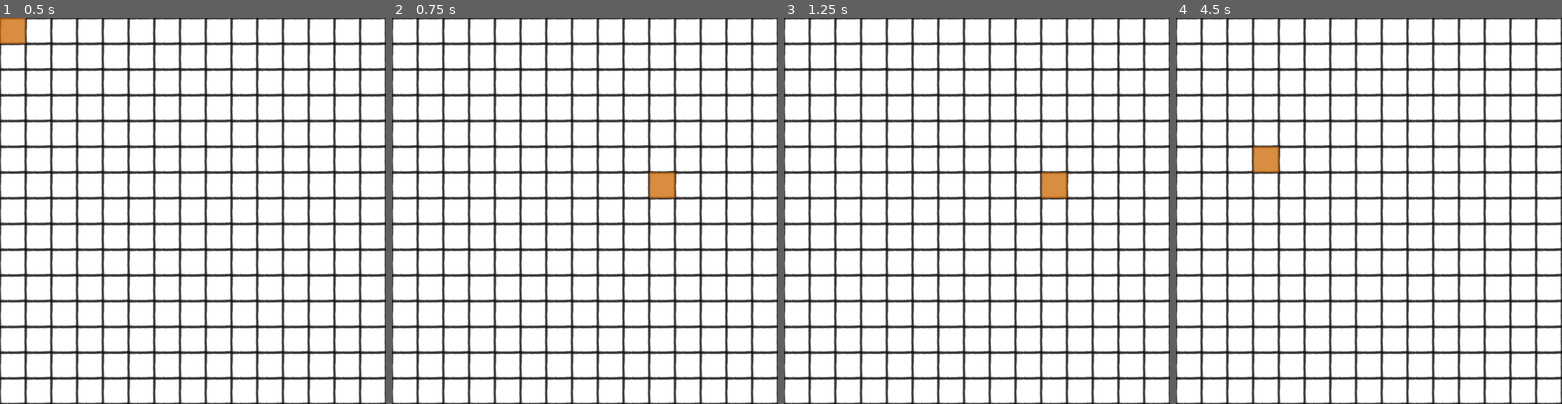
Above: before the commit, frames 1-4 (left to right).
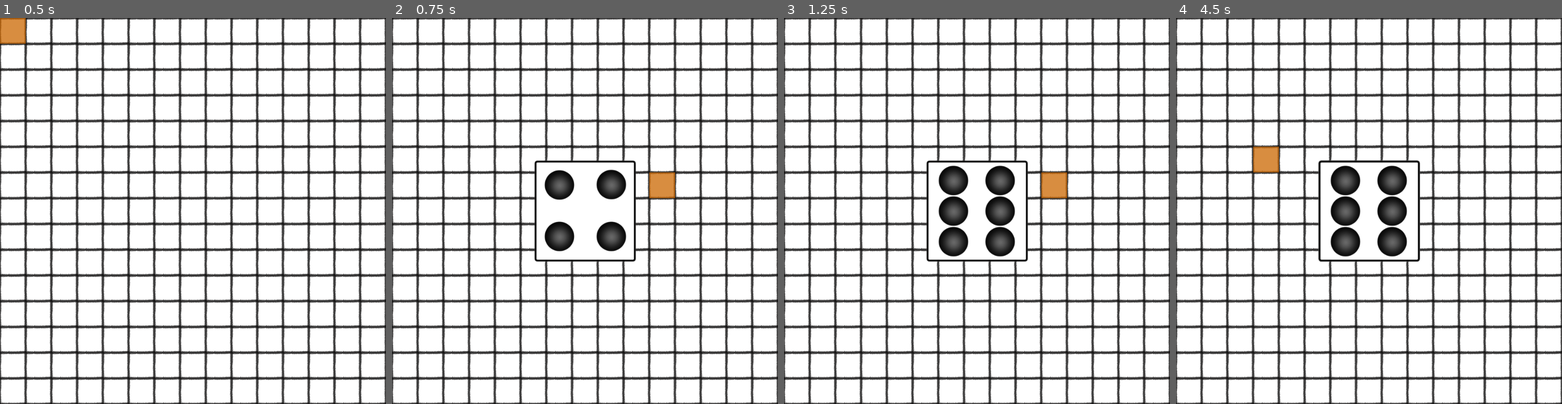
Above: after the commit, the same moments.

Repository: TinyBuilder/gmtk2022
Game: Godot game, scene res://Field.tscn
Two runs of this game, one before a commit and one after it. Both use one fixed random seed, a clock stepped at 60 frames per second and the inputs below.
Inputs (mouse positions are in pixels of both pictures, inside the frame that each line leads up to):
- Up to frame 1 (0.5 s): no input
- Up to frame 2 (0.75 s): tap Enter at 0.5 s; move the mouse to (669, 191) at 0.52 s; click (669, 191) at 0.67 s
- Up to frame 3 (1.25 s): no input
- Up to frame 4 (4.5 s): move the mouse to (1291, 230) at 1.27 s; click (1291, 230) at 1.42 s; move the mouse to (1407, 126) at 2.02 s; click (1407, 126) at 2.17 s; tap Space at 2.75 s; move the mouse to (1349, 288) at 2.77 s; click (1349, 288) at 2.92 s; move the mouse to (1484, 268) at 3.52 s; click (1484, 268) at 3.67 s; move the mouse to (1253, 153) at 4.27 s; click (1253, 153) at 4.42 s

Frame 1 is identical in both runs. In frame 2, 3.6% of the frame differs, in the area x 36-64%, y 36-64%; in frame 3, 4.3%; in frame 4, 4.4%.

Commit message:
Implemented dice rolling animation

Diff:
--- /dev/null
+++ b/Dice.gd
@@ -0,0 +1,53 @@
+extends Node2D
+
+
+# Declare member variables here. Examples:
+# var a = 2
+# var b = "text"
+var result = 0
+var roll_progress = 0
+var last_result = 0
+var fast_roll = 1/30
+onready var timer = $Timer
+onready var sprite = $AnimatedSprite
+
+func roll(determined_result) :
+	print("rolling")
+	roll_progress = 1
+	result = determined_result
+
+func set_face(determined_result):
+	sprite.frame = determined_result - 1
+
+# func _input(event):
+# 	if event is InputEventMouseButton:
+# 		if event.pressed and roll_progress == 0:
+# 			roll(2)
+
+# Called when the node enters the scene tree for the first time.
+func _ready():
+	pass # Replace with function body.
+
+
+# Called every frame. 'delta' is the elapsed time since the previous frame.
+func _process(_delta):
+	if roll_progress < 1:
+		return
+
+	roll_progress += 1
+
+	if roll_progress > 30:
+		if (roll_progress % 3) != 0:
+			return
+
+	var current_face = Global.rng.randi_range(1, 6)
+	if current_face == last_result:
+		current_face += 1
+		if current_face > 6:
+			current_face = 1
+	last_result = current_face
+	sprite.frame = current_face - 1
+
+	if roll_progress > 60:
+		roll_progress = 0
+		sprite.frame = result - 1
--- /dev/null
+++ b/Dice.tscn
@@ -0,0 +1,52 @@
+[gd_scene load_steps=10 format=2]
+
+[ext_resource path="res://assets/dice_spritesheet.png" type="Texture" id=1]
+[ext_resource path="res://Dice.gd" type="Script" id=2]
+
+[sub_resource type="AtlasTexture" id=2]
+flags = 4
+atlas = ExtResource( 1 )
+region = Rect2( 0, 0, 256, 256 )
+
+[sub_resource type="AtlasTexture" id=3]
+flags = 4
+atlas = ExtResource( 1 )
+region = Rect2( 256, 0, 256, 256 )
+
+[sub_resource type="AtlasTexture" id=4]
+flags = 4
+atlas = ExtResource( 1 )
+region = Rect2( 512, 0, 256, 256 )
+
+[sub_resource type="AtlasTexture" id=5]
+flags = 4
+atlas = ExtResource( 1 )
+region = Rect2( 0, 256, 256, 256 )
+
+[sub_resource type="AtlasTexture" id=6]
+flags = 4
+atlas = ExtResource( 1 )
+region = Rect2( 256, 256, 256, 256 )
+
+[sub_resource type="AtlasTexture" id=7]
+flags = 4
+atlas = ExtResource( 1 )
+region = Rect2( 512, 256, 256, 256 )
+
+[sub_resource type="SpriteFrames" id=8]
+animations = [ {
+"frames": [ SubResource( 2 ), SubResource( 3 ), SubResource( 4 ), SubResource( 5 ), SubResource( 6 ), SubResource( 7 ) ],
+"loop": true,
+"name": "default",
+"speed": 6.0
+} ]
+
+[node name="Dice" type="Node2D"]
+script = ExtResource( 2 )
+
+[node name="AnimatedSprite" type="AnimatedSprite" parent="."]
+frames = SubResource( 8 )
+
+[node name="Timer" type="Timer" parent="."]
+
+[connection signal="timeout" from="Timer" to="." method="_on_Timer_timeout"]
--- a/Field.gd
+++ b/Field.gd
@@ -4,25 +4,38 @@
 # Declare member variables here. Examples:
 # var a = 2
 # var b = "text"
-var dice = 0
+var player_dice = 0
 var opponent_dice = 0
 var board_height = 15
 var board_width = 15
 var board_state = []
+var turn = 0
+var screen_center = Vector2(0,0)
+var dice_rolling = false
+var Dice = preload("res://Dice.tscn")
 onready var tilemap = $TileMap
 onready var highlight = $Highlight
 
+func dice_roll() :
+	var dice = Dice.instance()
+	add_child(dice)
+	var dice_value = Global.rng.randi_range(1, 6)
+	dice.global_position = screen_center
+	dice.roll(dice_value)
+	return dice_value
+
 func _input(event):
 	if event is InputEventMouseButton:
-		var pos = event.position
-		var cell = tilemap.world_to_map(tilemap.to_local(pos))
-		if event.pressed && dice > 0:
-			#print("Mouse Click at: ", cell)
-			tilemap.set_cellv(cell, 1)
-		else:
+		# var pos = event.position
+		# var cell = tilemap.world_to_map(tilemap.to_local(pos))
+		if event.pressed :
+			print("click")
+			dice_roll()
+			# tilemap.set_cellv(cell, 1)
+		# else:
 			#print("Mouse Unclick at: ", cell)
 			#print("Highlight: ", highlight.global_position)
-			tilemap.set_cellv(cell, 0)
+			# tilemap.set_cellv(cell, 0)
 
 # Called when the node enters the scene tree for the first time.
 func _ready():
@@ -33,6 +46,9 @@
 			tilemap.set_cellv(Vector2(x,y), 0)
 
 	OS.window_size = Vector2(board_height * 64, board_width * 64)
+	screen_center = OS.window_size / 2
+
+
 
 
 # Called every frame. 'delta' is the elapsed time since the previous frame.
--- /dev/null
+++ b/Global.gd
@@ -0,0 +1,17 @@
+extends Node
+
+
+# Declare member variables here. Examples:
+# var a = 2
+# var b = "text"
+var rng = RandomNumberGenerator.new()
+
+
+# Called when the node enters the scene tree for the first time.
+func _ready():
+	pass # Replace with function body.
+
+
+# Called every frame. 'delta' is the elapsed time since the previous frame.
+#func _process(delta):
+#	pass
--- a/project.godot
+++ b/project.godot
@@ -14,6 +14,10 @@
 run/main_scene="res://Field.tscn"
 config/icon="res://icon.png"
 
+[autoload]
+
+Global="*res://Global.gd"
+
 [physics]
 
 common/enable_pause_aware_picking=true
Not shown, added: assets/Blue_SpriteSheet.png.import
Not shown, added: assets/Red_SpriteSheet.png.import
